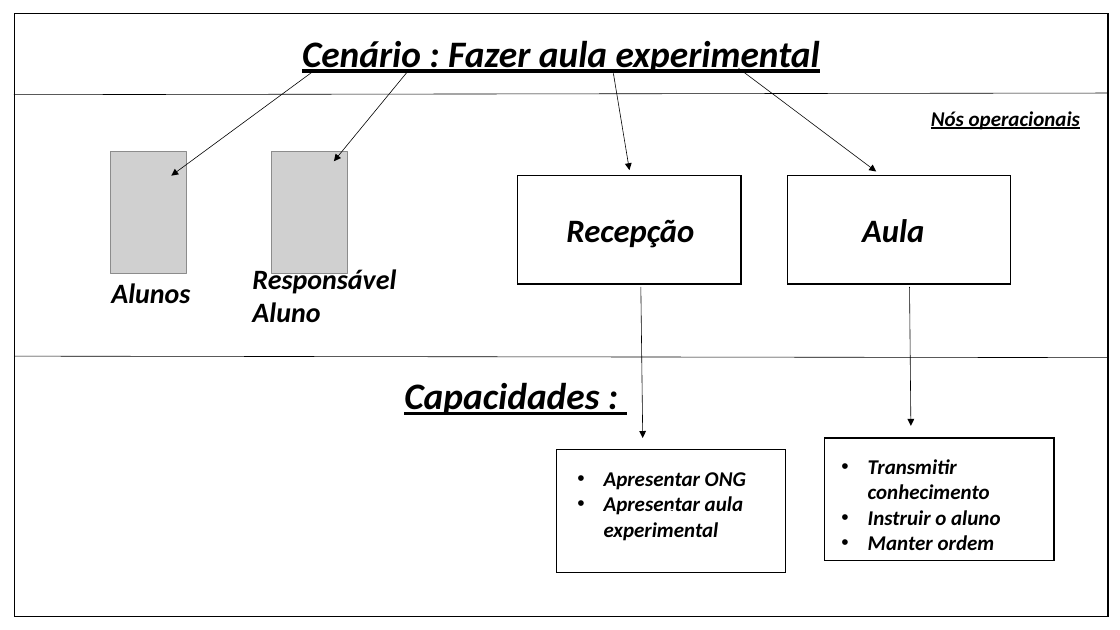
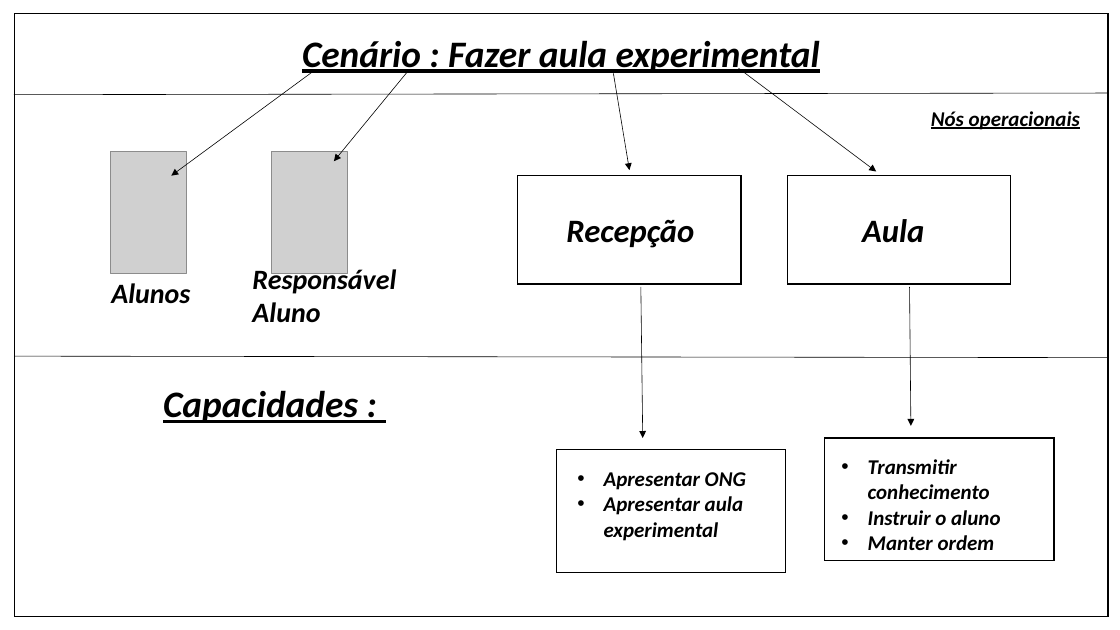
Before and after one commit to Ney-Rocha/OPE-3-semestre, a slide deck: slide 3 of cenario_de_negocio.pptx. Drawn at 1120x630 pixels with LibreOffice and Linux fonts; fonts in the diff are those of the drawing; grey boxes stand for pictures. Boxes give left, top, right and bottom in pixels: in the first picture for what was removed or moved away, otherwise in the second. Text is boxed around its words. In the diff, an @@ line names an element or a change of style, - is before the commit and + after.

```diff
--- a/cenario_de_negocio.pptx
+++ b/cenario_de_negocio.pptx
@@ text "Capacidades :": place and size @@
-text "Capacidades :" at (404,382,599,415)
+text "Capacidades :" at (163,390,358,423)
```
Also in this commit, not shown: 10 other slides changed.
